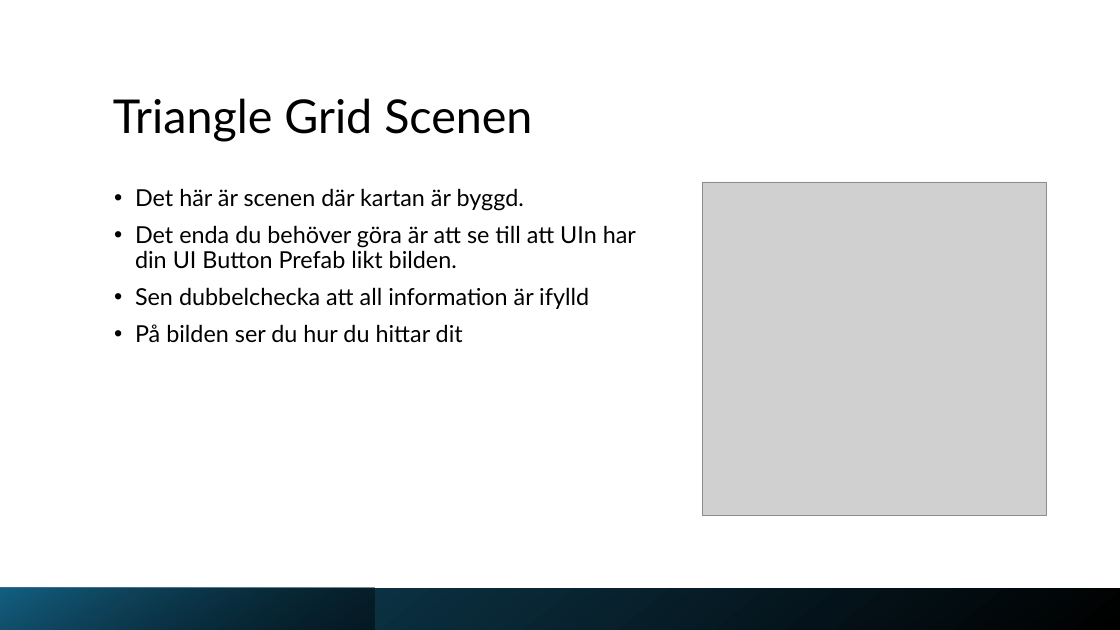
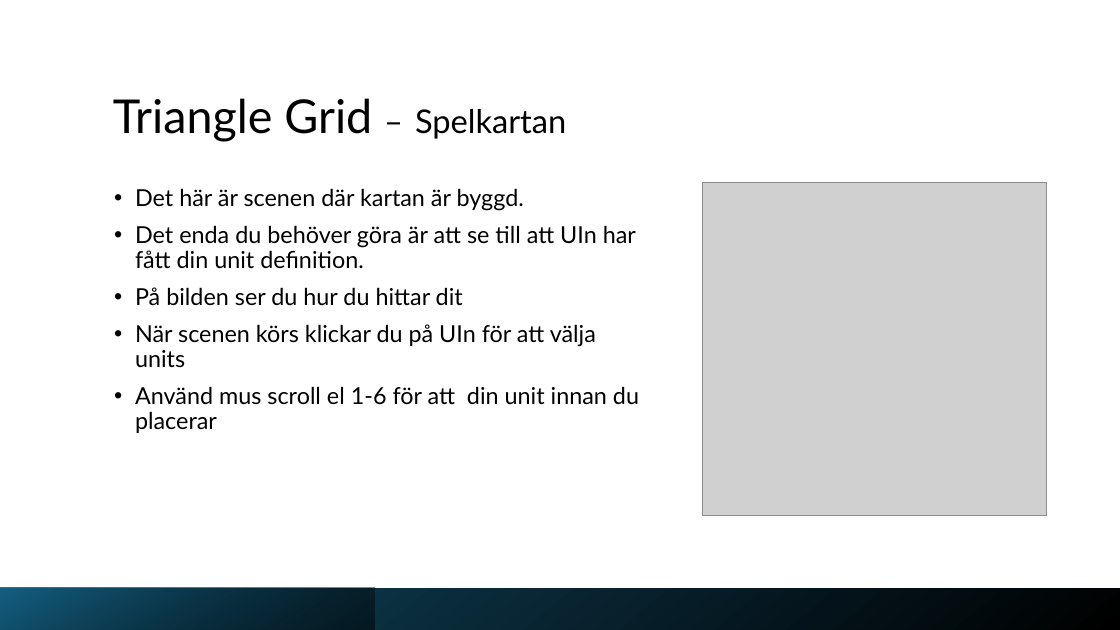
Before and after one commit to Jaltl/RogueLikeChess, a slide deck: slide 8 of Assets/Pontus Unit Builder.pptx. Drawn at 1120x630 pixels with LibreOffice and Linux fonts; fonts in the diff are those of the drawing; grey boxes stand for pictures. Boxes give left, top, right and bottom in pixels: in the first picture for what was removed or moved away, otherwise in the second. Text is boxed around its words. In the diff, an @@ line names an element or a change of style, - is before the commit and + after.

Commit message:
Powerpoint & additional information
Powerpoint Update

also, i förra ändrades koden så Unit PRefab borde inte behövas skapas alls

Unit UI card fyller i sin egna information när den får unit definition

```diff
--- a/Assets/Pontus Unit Builder.pptx
+++ b/Assets/Pontus Unit Builder.pptx
@@ title at [113, 98, 566, 142]: text changed @@
-Triangle Grid Scenen
+Triangle Grid – Spelkartan
@@ text at [135, 225, 636, 269]: text changed @@
-• Det enda du behöver göra är att se till att UIn har din UI Button Prefab likt bilden.
-• Sen dubbelchecka att all information är ifylld
+• Det enda du behöver göra är att se till att UIn har fått din unit definition.
@@ text at [135, 324, 639, 433]: paragraphs added @@
+• När scenen körs klickar du på UIn för att välja units
+• Använd mus scroll el 1-6 för att din unit innan du placerar
```
Also in this commit, not shown: 6 other slides changed.
